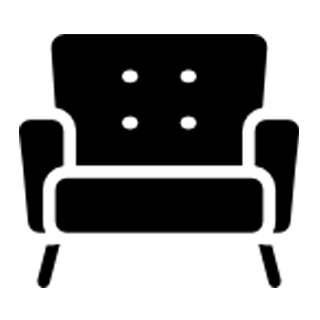
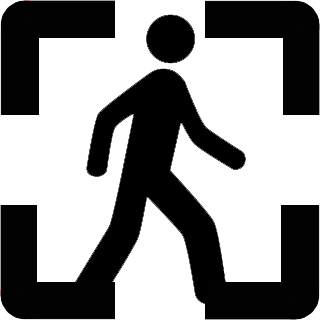
The second w=320, h=320 image is a revision of the first. Changes to its layers:
added layer "AutoFocus" above "Move" over [0, 0, 320, 320]
hid "Furniture" over [19, 34, 299, 288]
showed "Human" over [73, 14, 246, 305]
